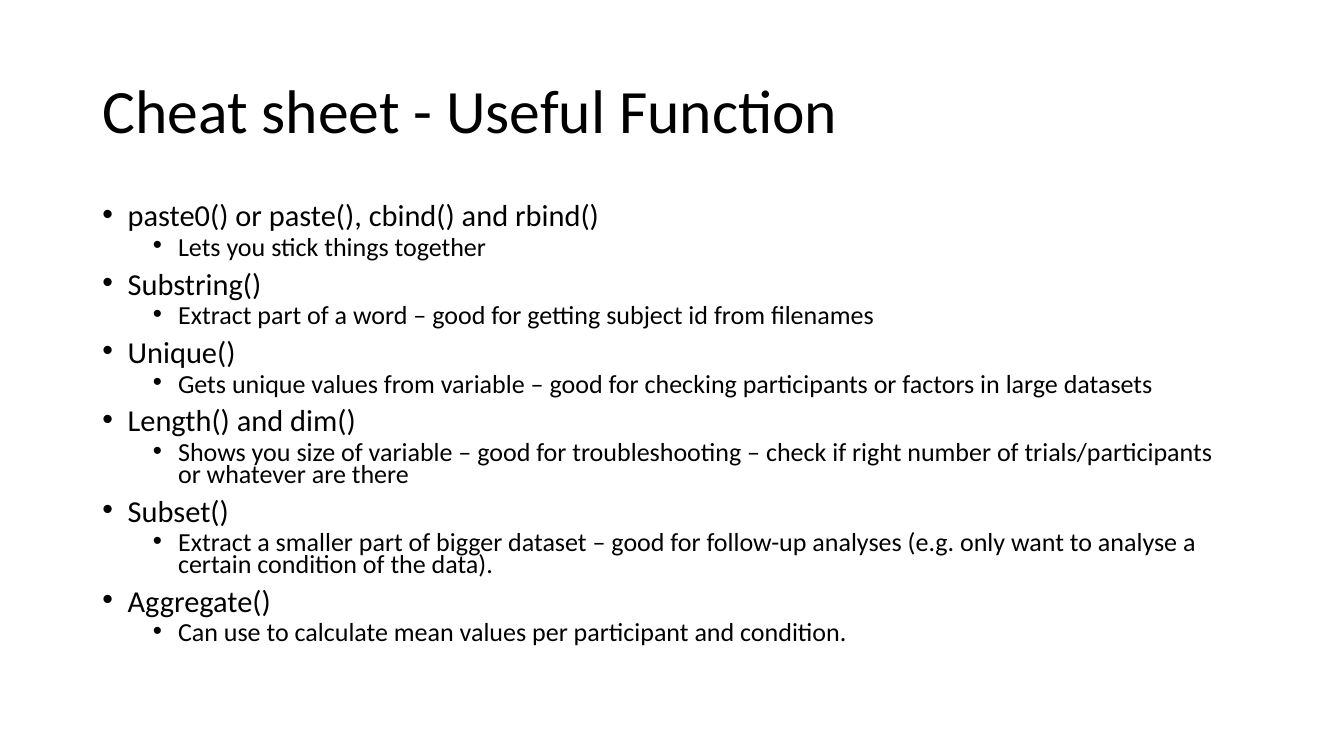
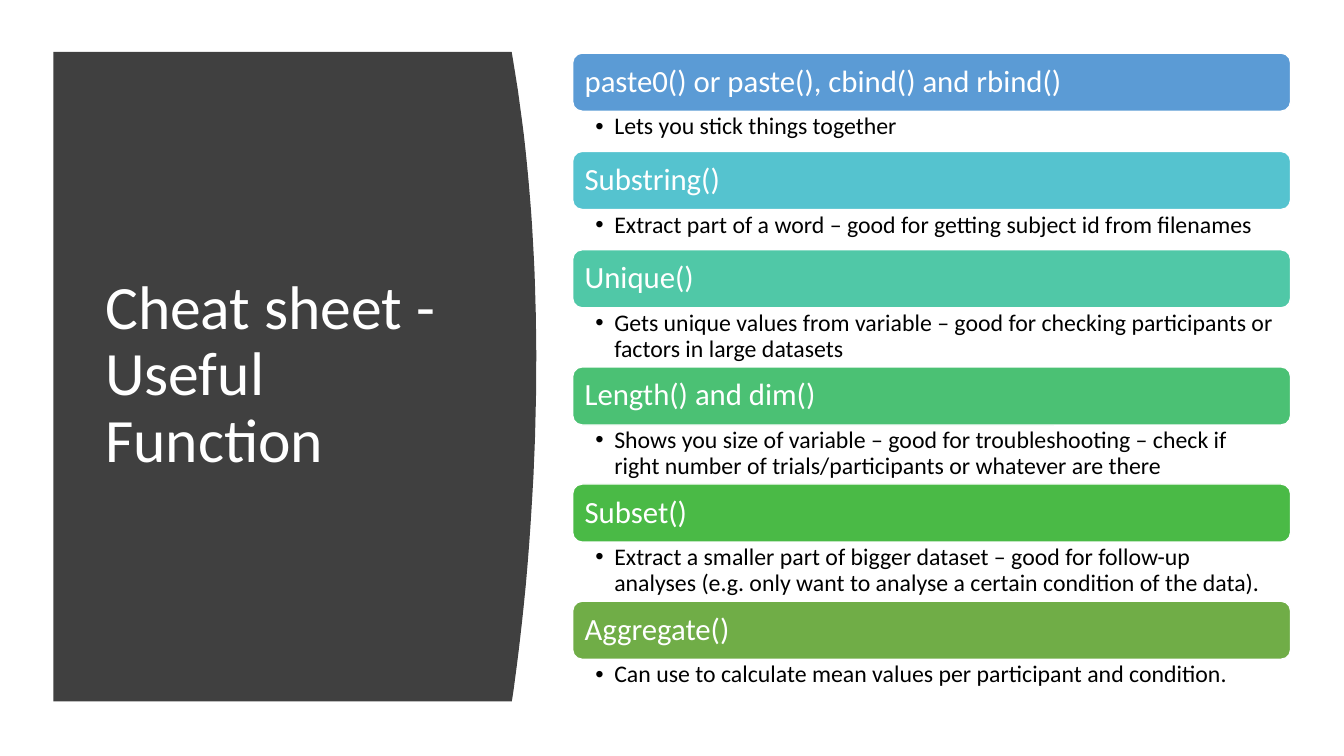
Before and after one commit to angnguyen/ce_group, a slide deck: slide 20 of R_tutorial_1.pptx (slide 19 before the commit). Drawn at 1344x756 pixels with LibreOffice and Linux fonts; fonts in the diff are those of the drawing. Boxes give left, top, right and bottom in pixels: in the first picture for what was removed or moved away, otherwise in the second. Text is boxed around its words. In the diff, an @@ line names an element or a change of style, - is before the commit and + after.

```diff
--- a/R_tutorial_1.pptx
+++ b/R_tutorial_1.pptx
@@ freeform shape added at [53,52,536,702], fill #404040 @@
@@ title "Cheat sheet - Useful Function": place and size @@
-title "Cheat sheet - Useful Function" at [102,90,837,134]
+title "Cheat sheet - Useful Function" at [105,286,402,463]
@@ title "Cheat sheet - Useful Function" at [105,286,402,463]: text colour #000000 to #FFFFFF @@
@@ text removed at [128,204,1212,646] @@
-• paste0() or paste(), cbind() and rbind()
-  • Lets you stick things together
-• Substring()
-  • Extract part of a word – good for getting subject id from filenames
-• Unique()
-  • Gets unique values from variable – good for checking participants or factors in large datasets
-• Length() and dim()
-  • Shows you size of variable – good for troubleshooting – check if right number of trials/participants or whatever are there
-• Subset()
-  • Extract a smaller part of bigger dataset – good for follow-up analyses (e.g. only want to analyse a certain condition of the data).
-• Aggregate()
-  • Can use to calculate mean values per participant and condition.
@@ group added at [573,53,1291,686]: 12 texts, 6 rounded rectangles @@
+paste0() or paste(), cbind() and rbind()
+  • Lets you stick things together
+Substring()
+  • Extract part of a word – good for getting subject id from filenames
+Unique()
+  • Gets unique values from variable – good for checking participants or factors in large datasets
+Length() and dim()
+  • Shows you size of variable – good for troubleshooting – check if right number of trials/participants or whatever are there
+Subset()
+  • Extract a smaller part of bigger dataset – good for follow-up analyses (e.g. only want to analyse a certain condition of the data).
+Aggregate()
+  • Can use to calculate mean values per participant and condition.
```
Also in this commit, not shown: 1 other slide changed, 1 slide added.
